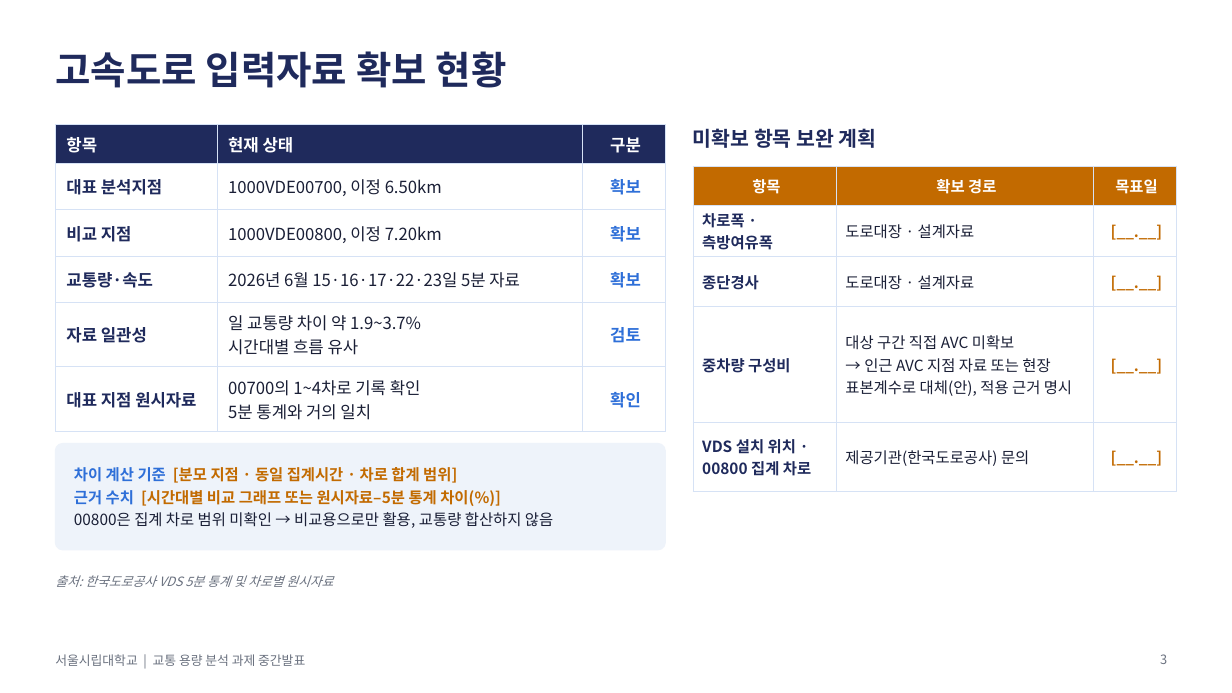
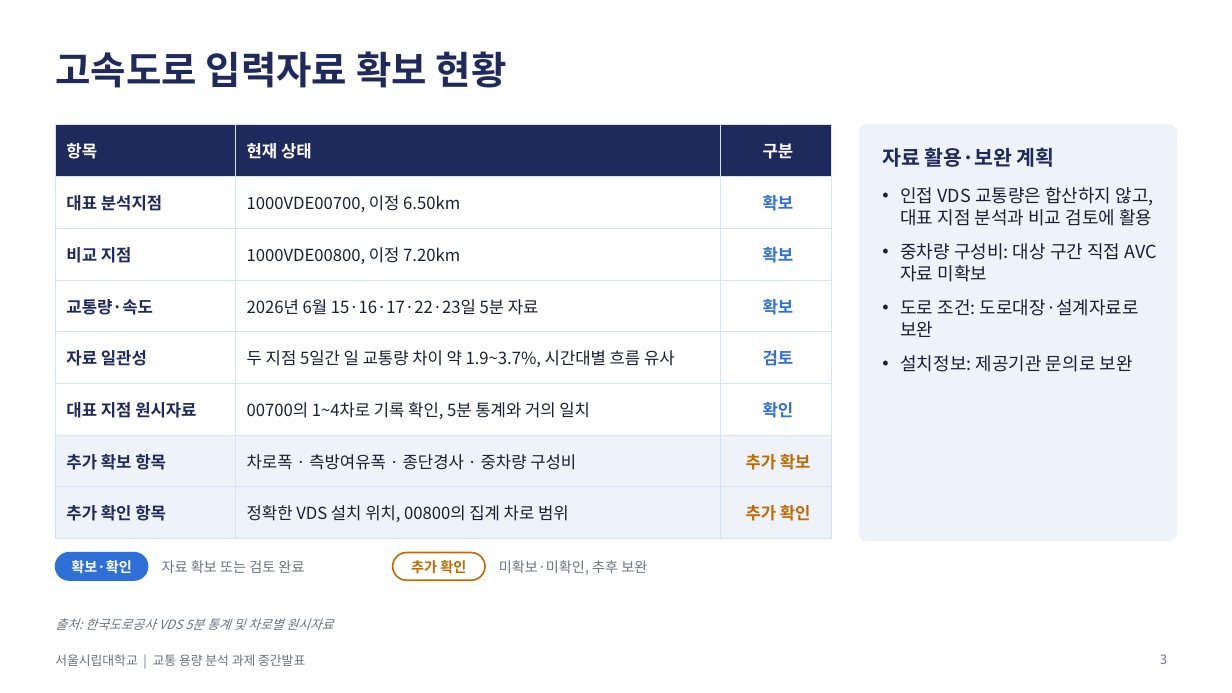
Before and after one commit to JeonHyunGyu/Claude, a slide deck: slide 3 of 교통용량분석_중간발표.pptx. Drawn at 1232x693 pixels with LibreOffice and Linux fonts; fonts in the diff are those of the drawing. Boxes give left, top, right and bottom in pixels: in the first picture for what was removed or moved away, otherwise in the second. Text is boxed around its words. In the diff, an @@ line names an element or a change of style, - is before the commit and + after.

```diff
--- a/교통용량분석_중간발표.pptx
+++ b/교통용량분석_중간발표.pptx
@@ table at <box>55,125,832,526</box> @@
-row 5: 자료 일관성 | 일 교통량 차이 약 1.9~3.7% / 시간대별 흐름 유사 | 검토
-row 6: 대표 지점 원시자료 | 00700의 1~4차로 기록 확인 / 5분 통계와 거의 일치 | 확인
+row 5: 자료 일관성 | 두 지점 5일간 일 교통량 차이 약 1.9~3.7%, 시간대별 흐름 유사 | 검토
+row 6: 대표 지점 원시자료 | 00700의 1~4차로 기록 확인, 5분 통계와 거의 일치 | 확인
+row 7: 추가 확보 항목 | 차로폭 · 측방여유폭 · 종단경사 · 중차량 구성비 | 추가 확보
+row 8: 추가 확인 항목 | 정확한 VDS 설치 위치, 00800의 집계 차로 범위 | 추가 확인
@@ table: place and size @@
-table at <box>55,125,665,424</box>
+table at <box>55,125,832,526</box>
@@ rounded rectangle added at <box>860,125,1177,541</box>, fill #EEF3FA, outline #EEF3FA 1 pt @@
@@ text at <box>882,147,1055,167</box>: text changed @@
-미확보 항목 보완 계획
+자료 활용·보완 계획
@@ table removed at <box>693,166,1177,480</box>, 5 rows, 3 columns @@
-항목 | 확보 경로 | 목표일
-차로폭 · 측방여유폭 | 도로대장 · 설계자료 | [__.__]
-종단경사 | 도로대장 · 설계자료 | [__.__]
-중차량 구성비 | 대상 구간 직접 AVC 미확보 / → 인근 AVC 지점 자료 또는 현장 표본계수로 대체(안), 적용 근거 명시 | [__.__]
-VDS 설치 위치 · / 00800 집계 차로 | 제공기관(한국도로공사) 문의 | [__.__]
@@ text added at <box>900,187,1157,372</box>, 14 pt, text #1A1F36 @@
+• 인접 VDS 교통량은 합산하지 않고, 대표 지점 분석과 비교 검토에 활용
+• 중차량 구성비: 대상 구간 직접 AVC 자료 미확보
+• 도로 조건: 도로대장·설계자료로 보완
+• 설치정보: 제공기관 문의로 보완
@@ rounded rectangle removed at <box>55,444,665,550</box> @@
@@ text removed at <box>74,467,553,528</box> @@
-차이 계산 기준 [분모 지점 · 동일 집계시간 · 차로 합계 범위]
-근거 수치 [시간대별 비교 그래프 또는 원시자료–5분 통계 차이(%)]
-00800은 집계 차로 범위 미확인 → 비교용으로만 활용, 교통량 합산하지 않음
@@ rounded rectangle added at <box>55,553,148,580</box>, fill #2E6FD8, outline #2E6FD8 1 pt, 11 pt, text #FFFFFF, bold @@
+확보·확인
@@ text added at <box>162,560,304,573</box>, 11 pt, text #6B7280 @@
+자료 확보 또는 검토 완료
@@ rounded rectangle added at <box>393,553,485,580</box>, fill #FFFFFF, outline #C26A00 1.25 pt, 11 pt, text #C26A00, bold @@
+추가 확인
@@ text added at <box>499,560,647,575</box>, 11 pt, text #6B7280 @@
+미확보·미확인, 추후 보완
@@ text "출처: 한국도로공사 VDS 5분 통계 ...": place and size @@
-text "출처: 한국도로공사 VDS 5분 통계 ..." at <box>55,575,333,587</box>
+text "출처: 한국도로공사 VDS 5분 통계 ..." at <box>55,618,333,630</box>
```
Also in this commit, not shown: 5 other slides changed.
